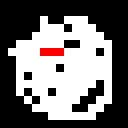
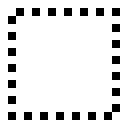
Layered file, before and after one edit (128x128). Changes by layer:
added layer "Layer 4" above "Layer 2 copy 4" over [0, 0, 128, 128]
added layer "Layer 2 copy 4" above "Layer 2 copy 3" over [0, 112, 24, 128]
added layer "Layer 2 copy 3" above "Layer 3" over [24, 112, 72, 128]
added layer "Layer 3" above "Layer 2 copy 10" over [0, 0, 128, 128]
added layer "Layer 2 copy 10" above "Layer 2 copy 9" over [0, 0, 128, 128]
added layer "Layer 2 copy 9" above "Layer 2 copy 8" over [56, 0, 104, 16]
added layer "Layer 2 copy 8" above "Layer 2 copy 2" over [8, 0, 56, 16]
added layer "Layer 2 copy 2" above "Layer 2 copy 7" over [72, 112, 120, 128]
added layer "Layer 2 copy 7" above "Layer 2 copy 6" over [0, 0, 16, 48]
added layer "Layer 2 copy 6" above "Layer 2 copy 5" over [0, 48, 16, 96]
added layer "Layer 2 copy 5" above "Layer 2 copy" over [0, 80, 16, 128]
added layer "Layer 2 copy" above "Layer 2" over [112, 80, 128, 128]
added layer "Layer 2" above "Layer 1" over [112, 48, 128, 96]
added layer "Layer 1" above "Background" over [0, 0, 128, 128]
added layer "Background" over [0, 0, 128, 128]
